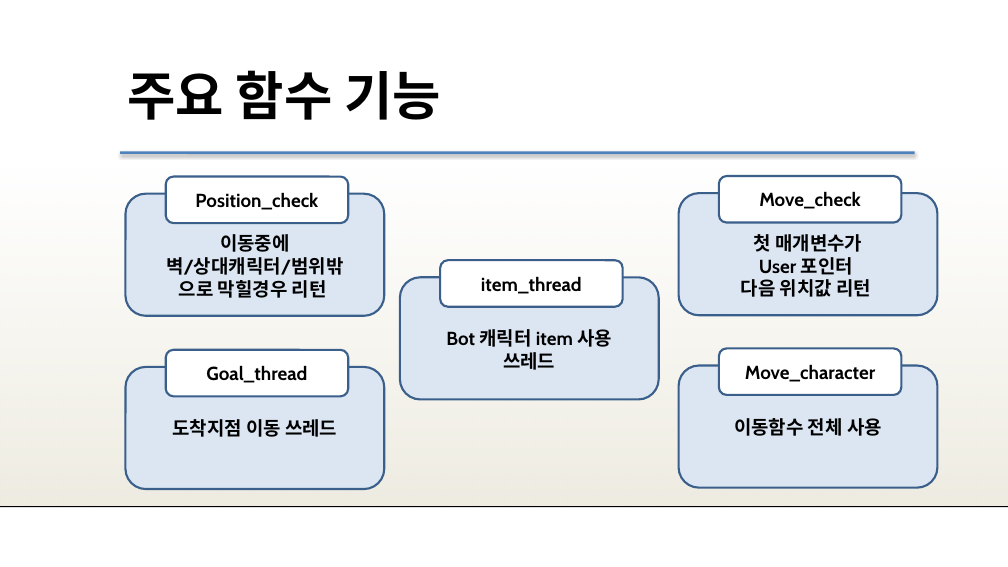
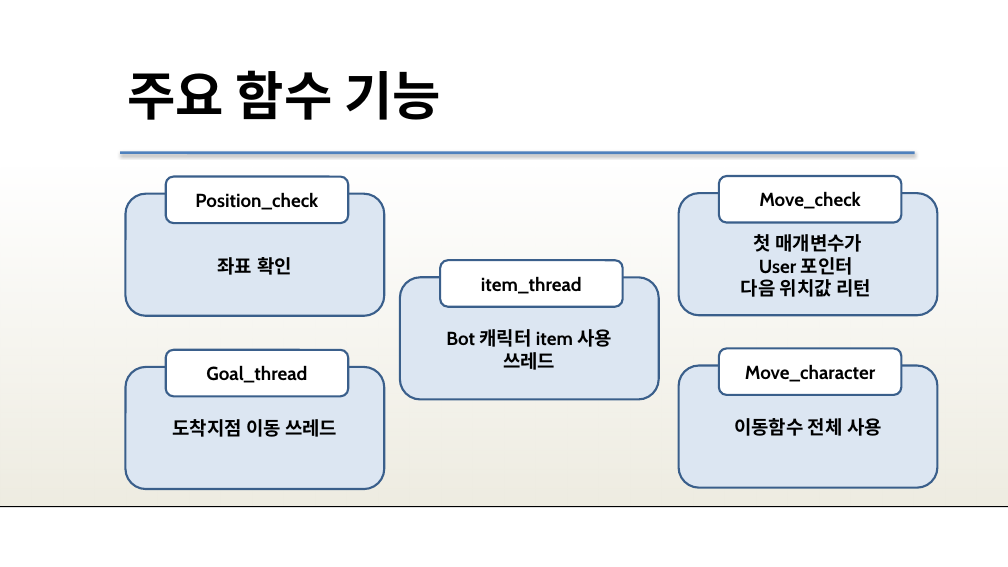
Before and after one commit to SHyoJun/finaltest, a slide deck: slide 7 of Queue+Thread.pptx. Drawn at 1008x567 pixels with LibreOffice and Linux fonts; fonts in the diff are those of the drawing; background and template pictures are left out. Boxes give left, top, right and bottom in pixels: in the first picture for what was removed or moved away, otherwise in the second. Text is boxed around its words. In the diff, an @@ line names an element or a change of style, - is before the commit and + after.

```diff
--- a/Queue+Thread.pptx
+++ b/Queue+Thread.pptx
@@ text in rounded rectangle at (x1=217, y1=257, x2=292, y2=275): text changed @@
-이동중에
-벽/상대캐릭터/범위밖
-으로 막힐경우 리턴
+좌표 확인
```
Also in this commit, not shown: 2 other slides changed, 3 slides added, 2 slides removed.
